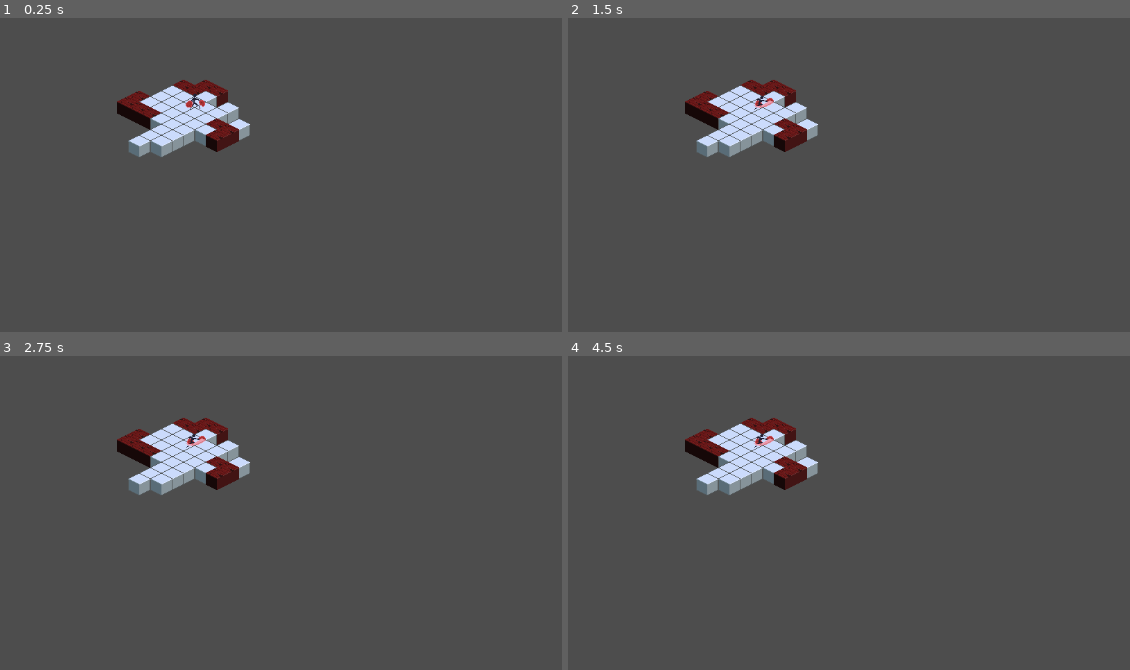
Above: before the commit, frames 1-4 (two rows, left to right).
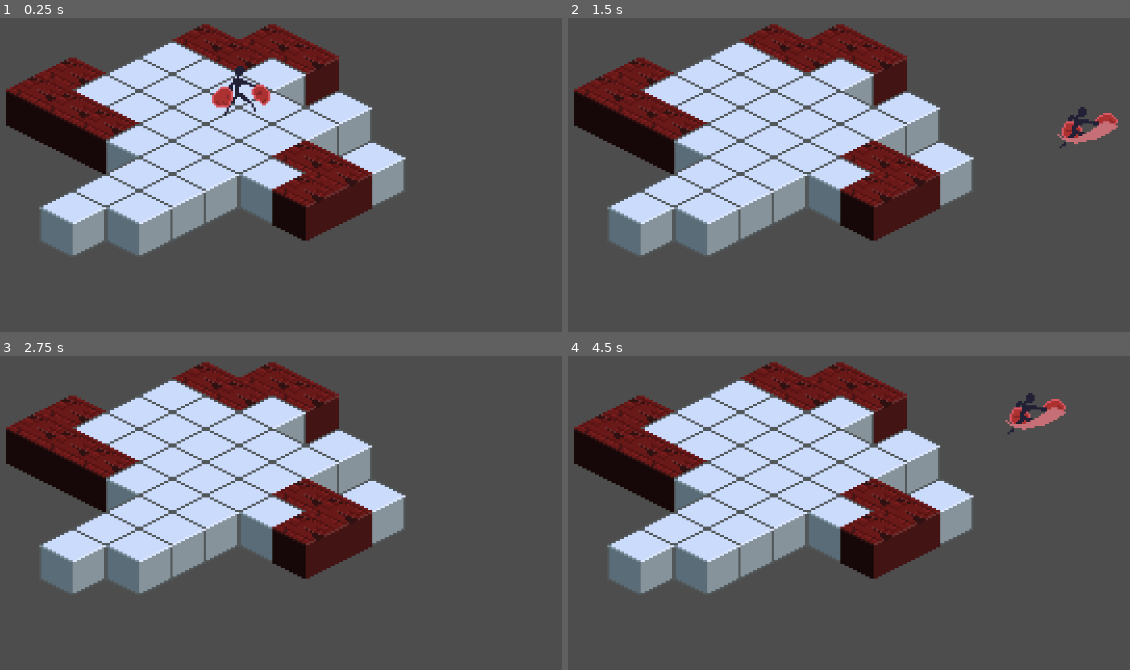
Above: after the commit, the same moments.

Repository: thraasymaachus/gmtk2025
Game: Godot game, scene res://scenes/Main.tscn
Same seed, same stepped clock (60 frames per second), same inputs: the game is played once before the commit and once after it.
Inputs (mouse positions are in pixels of both pictures, inside the frame that each line leads up to):
- Up to frame 1 (0.25 s): no input
- Up to frame 2 (1.5 s): tap Enter at 0.5 s; move the mouse to (916, 83) at 0.52 s; press the mouse at (916, 83) at 0.53 s; hold D (move_right) 0.53-1.28 s; move the mouse to (579, 131) at 1.27 s; release the mouse at (579, 131) at 1.28 s; hold S (move_down) from 1.28 s (still down); click (579, 131) at 1.35 s
- Up to frame 3 (2.75 s): move the mouse to (outside the picture) at 2.02 s; release S (move_down) at 2.03 s; press the mouse at (outside the picture) at 2.03 s; hold D (move_right) from 2.03 s (still down)
- Up to frame 4 (4.5 s): tap Space at 2.75 s; move the mouse to (702, 534) at 2.77 s; release D (move_right) at 2.78 s; release the mouse at (702, 534) at 2.78 s; hold W (move_up) 2.78-3.53 s; click (702, 534) at 2.85 s; tap Enter at 3.5 s; move the mouse to (978, 513) at 3.52 s; press the mouse at (978, 513) at 3.53 s; hold A (move_left) from 3.53 s (still down); move the mouse to (outside the picture) at 4.27 s; release the mouse at (outside the picture) at 4.28 s; click (outside the picture) at 4.35 s

The runs differ from the first frame. In frame 1, 32% of the frame differs, in the area x 1-73%, y 1-76%; in frame 2, 33%; in frame 3, 32%; in frame 4, 33%, in the area x 1-89%, y 1-76%.

Commit message:
Fix player punch

Diff:
--- a/gmtk2025/scenes/Player.tscn
+++ b/gmtk2025/scenes/Player.tscn
@@ -23,7 +23,7 @@
 "duration": 1.0,
 "texture": ExtResource("3_3li8b")
 }],
-"loop": true,
+"loop": false,
 "name": &"punch",
 "speed": 5.0
 }, {
@@ -54,7 +54,6 @@
 
 [node name="AnimatedSprite2D" type="AnimatedSprite2D" parent="."]
 sprite_frames = SubResource("SpriteFrames_v6fml")
-animation = &"punch"
 
 [node name="AnimationPlayer" type="AnimationPlayer" parent="."]
 libraries = {
--- a/gmtk2025/scenes/main.gd
+++ b/gmtk2025/scenes/main.gd
@@ -16,6 +16,7 @@
 	$Camera2D.position_smoothing_speed   = 8.0
 
 	$Camera2D.make_current()
+	$Camera2D.zoom = Vector2(3, 3)
 
 	# If the Camera2D is meant to track the player:
 	player.add_child($Camera2D)   # keep camera centered on player node
--- a/gmtk2025/scenes/player.gd
+++ b/gmtk2025/scenes/player.gd
@@ -6,6 +6,8 @@
 
 @onready var anim: AnimatedSprite2D = $AnimatedSprite2D
 @onready var hitbox: Area2D       = $SwordHitbox
+
+const ATTACK_ANIM := "punch"
 
 func _ready() -> void:
 	anim.play("idle")
@@ -40,19 +42,21 @@
 # ------------------------------------------------------------------------
 func _start_attack() -> void:
 	is_attacking = true
-	anim.play("punch")      # plays once
+	anim.play(ATTACK_ANIM)
 	hitbox.monitoring = true
 
-func _on_anim_finished(name: StringName) -> void:
-	if name == "punch":
+func _on_anim_finished() -> void:
+
+	if anim.animation == ATTACK_ANIM:
 		hitbox.monitoring = false
 		is_attacking = false
-		# choose correct post-swing anim based on current input
+
 		var input_vec := Vector2(
 			Input.get_action_strength("move_right") - Input.get_action_strength("move_left"),
 			Input.get_action_strength("move_down")  - Input.get_action_strength("move_up")
 		)
 		anim.play("idle" if input_vec == Vector2.ZERO else "run")
+
 
 
 # ------------------------------------------------------------------------
@@ -65,3 +69,7 @@
 	else:
 		if anim.animation != "run" and !is_attacking:
 			anim.play("run")
+
+
+func _on_animated_sprite_2d_animation_finished() -> void:
+	pass # Replace with function body.
